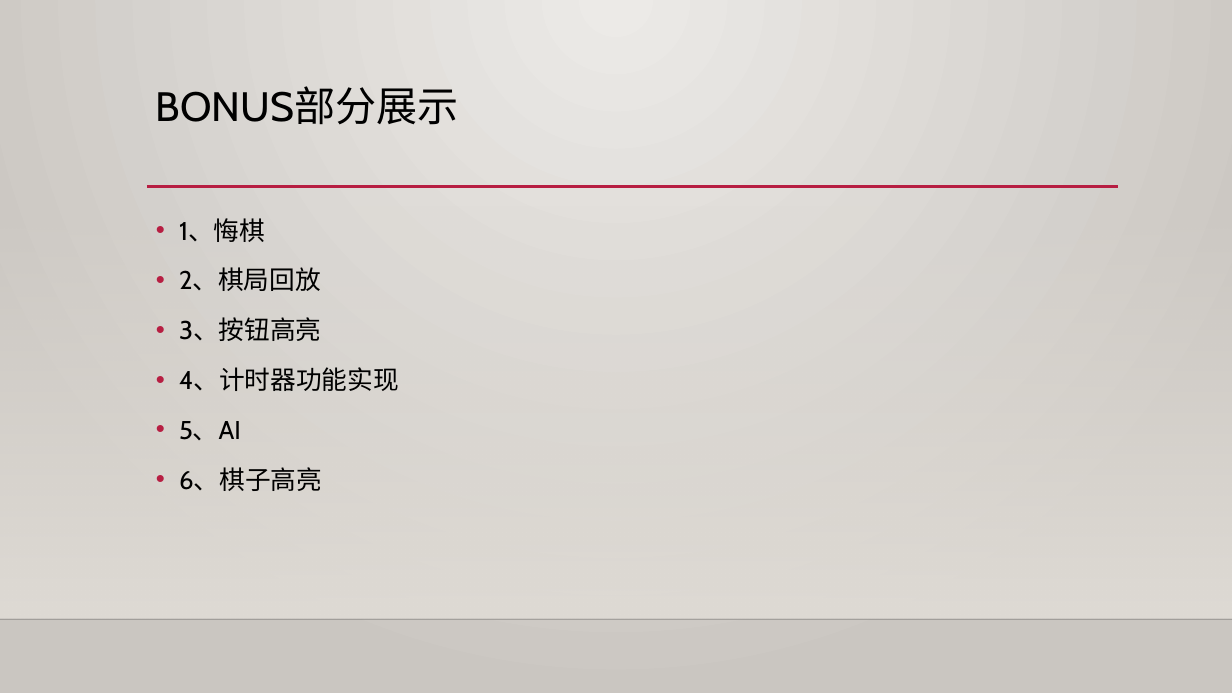
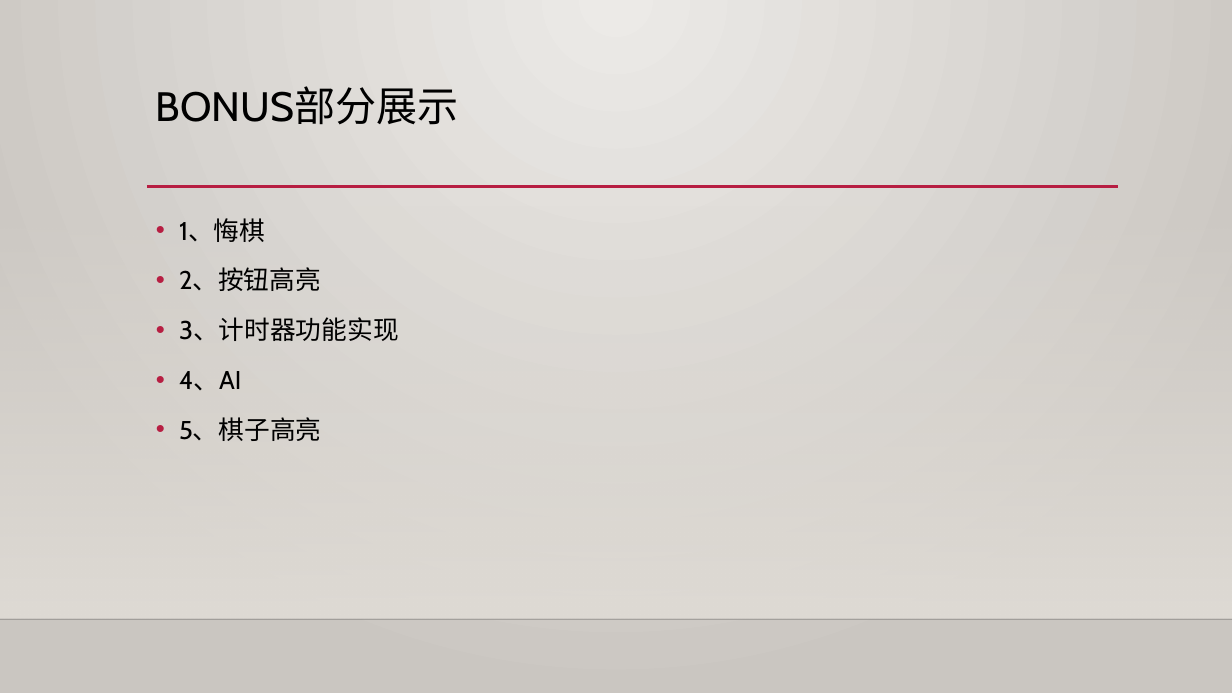
Before and after one commit to JianuoZhu/jungle_project, a slide deck: slide 2 of 答辩展示.pptx. Drawn at 1232x693 pixels with LibreOffice and Linux fonts; fonts in the diff are those of the drawing; background and template pictures are left out. Boxes give left, top, right and bottom in pixels: in the first picture for what was removed or moved away, otherwise in the second. Text is boxed around its words. In the diff, an @@ line names an element or a change of style, - is before the commit and + after.

```diff
--- a/答辩展示.pptx
+++ b/答辩展示.pptx
@@ text at (x1=179, y1=268, x2=399, y2=441): text changed @@
-• 2、棋局回放
-• 3、按钮高亮
-• 4、计时器功能实现
-• 5、AI
-• 6、棋子高亮
+• 2、按钮高亮
+• 3、计时器功能实现
+• 4、AI
+• 5、棋子高亮
```
Also in this commit, not shown: 7 other files.
